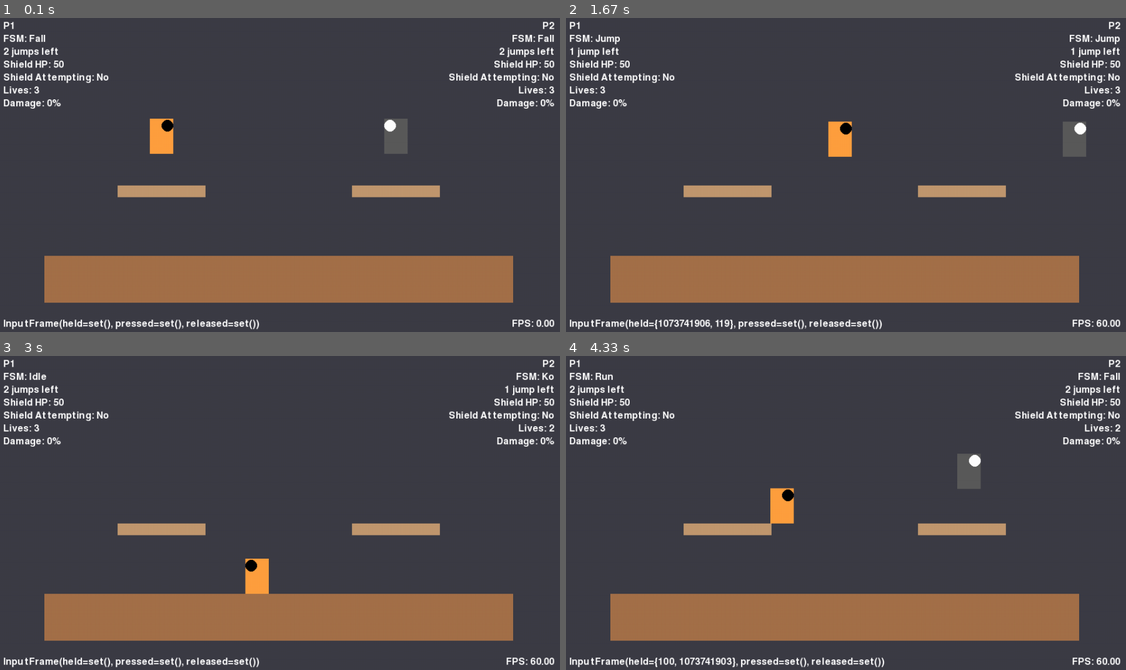
Above: before the commit, frames 1-4 (two rows, left to right).
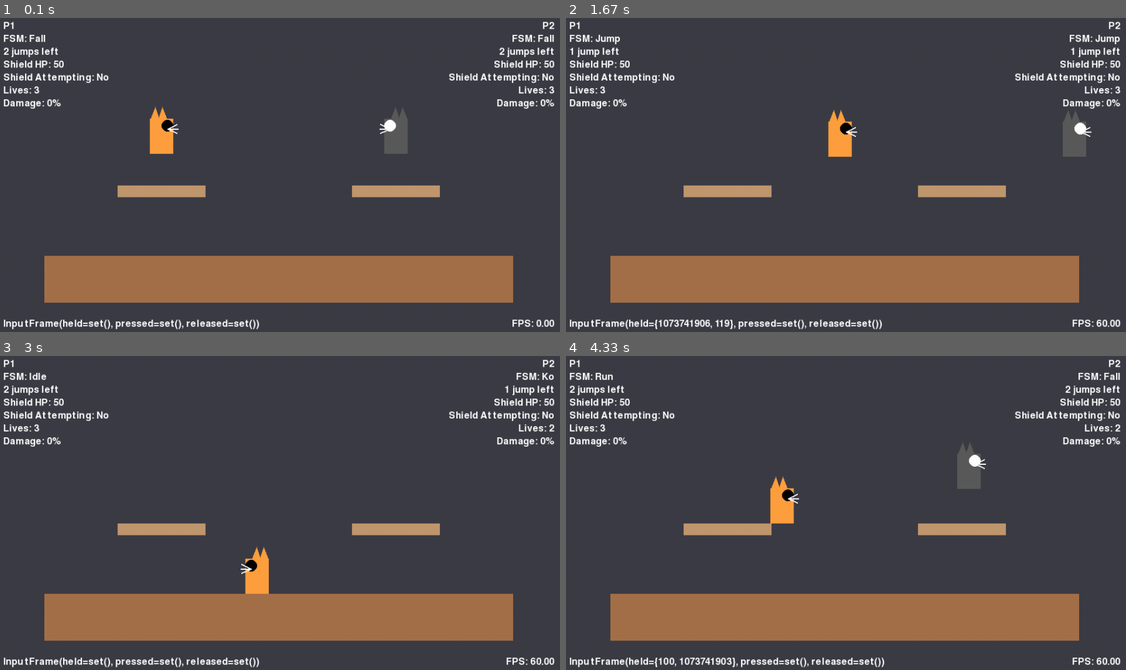
Above: after the commit, the same moments.

Repository: avidrucker/pycats
Game: pygame game, started from pycats/game.py
The game is run twice, just before and just after one commit, with the same random seed, the same clock (stepped at 60 frames per second) and the same inputs.
Inputs:
- Up to frame 1 (0.1 s): no input
- Up to frame 2 (1.67 s): tap V at 0.33 s; tap , at 0.67 s; hold Right 1-1.47 s; hold D 1-1.47 s; hold Up from 1.5 s (still down); hold W from 1.5 s (still down)
- Up to frame 3 (3 s): release Up at 1.8 s; release W at 1.8 s; hold Right 1.83-2.3 s; hold D 1.83-2.3 s; hold Left 2.33-2.87 s; hold A 2.33-2.87 s
- Up to frame 4 (4.33 s): hold Left 3.23-3.63 s; hold A 3.23-3.63 s; hold Up 3.67-4.03 s; hold W 3.67-4.03 s; hold Right from 4.07 s (still down); hold D from 4.07 s (still down)

The runs differ from the first frame. In frame 1, 0.2% of the frame differs, in the area x 26-73%, y 28-38%; in frame 2, 0.2%; in frame 3, less than 0.1%; in frame 4, 0.2%, in the area x 36-75%, y 27-48%.

Commit message:
feat cat ears and whiskers

Diff:
--- a/pycats/config.py
+++ b/pycats/config.py
@@ -113,6 +113,18 @@
 WHITE = (255, 255, 255)  # white
 RED = (255, 0, 0)  # red
 YELLOW = (255, 255, 0)  # yellow
+
+# ---------------- cat features -----------------
+EAR_WIDTH = 15
+EAR_HEIGHT = 20
+EAR_SPACING = -2
+EAR_PADDING = 5
+WHISKER_LENGTH = 18  # Increased from 12 for longer whiskers
+WHISKER_THICKNESS = 2
+WHISKER_SPACING = 4
+WHISKER_COUNT = 3
+WHISKER_ANGLE = 25  # Angle in degrees between whiskers
+
 #### TODO: implement player color (yellow, blue, red, green) which will affect the shield color
 #### TODO: implement parameterized shield color
 SHIELD_COLOR = (80, 180, 255)
--- a/pycats/game.py
+++ b/pycats/game.py
@@ -24,6 +24,11 @@
 import sys
 import pygame  # type: ignore
 from .config import *  #### TODO: replace all global imports with specific imports from config.py (READY)
+# Also explicitly import the new cat feature constants
+from .config import (
+    EAR_WIDTH, EAR_HEIGHT, EAR_SPACING, EAR_PADDING, WHISKER_LENGTH,
+    WHISKER_THICKNESS, WHISKER_SPACING, WHISKER_COUNT, WHISKER_ANGLE
+)
 from .entities import Platform, Player
 from .systems import combat
 from .core import input as inp
@@ -115,6 +120,67 @@
     x = p.rect.right - EYE_OFFSET_X if p.facing_right else p.rect.left + EYE_OFFSET_X
     y = p.rect.top + EYE_OFFSET_Y
     pygame.draw.circle(screen, p.eye_color, (x, y), EYE_RADIUS)
+
+
+def draw_cat_features(p: Player):
+    """Draws cat ears and whiskers on the player. These are purely cosmetic and don't affect collision."""
+    # Draw cat ears (triangles)
+    head_center_x = p.rect.centerx
+    head_top_y = p.rect.top
+
+    # Left ear coordinates
+    left_ear_points = [
+        (head_center_x - EAR_SPACING // 2, head_top_y),  # Bottom right point
+        (head_center_x - EAR_SPACING // 2 - EAR_WIDTH, head_top_y),  # Bottom left point
+        (head_center_x - EAR_SPACING // 2 - EAR_WIDTH // 2, head_top_y - EAR_HEIGHT),  # Top point
+    ]
+
+    # Right ear coordinates
+    right_ear_points = [
+        (head_center_x + EAR_SPACING // 2, head_top_y),  # Bottom left point
+        (head_center_x + EAR_SPACING // 2 + EAR_WIDTH, head_top_y),  # Bottom right point
+        (head_center_x + EAR_SPACING // 2 + EAR_WIDTH // 2, head_top_y - EAR_HEIGHT),  # Top point
+    ]
+
+    # for both ears, if the player if facing right, move the ears to the left by PADDING, else, move the ears to the right by PADDING
+    if p.facing_right:
+        left_ear_points = [(x - EAR_PADDING, y) for x, y in left_ear_points]
+        right_ear_points = [(x - EAR_PADDING, y) for x, y in right_ear_points]
+    else:
+        left_ear_points = [(x + EAR_PADDING, y) for x, y in left_ear_points]
+        right_ear_points = [(x + EAR_PADDING, y) for x, y in right_ear_points]
+
+    # Draw ears
+    pygame.draw.polygon(screen, p.char_color, left_ear_points)
+    pygame.draw.polygon(screen, p.char_color, right_ear_points)
+
+    # Draw whiskers (lines)
+    whisker_start_x = p.rect.right - EYE_OFFSET_X if p.facing_right else p.rect.left + EYE_OFFSET_X
+    whisker_start_y = p.rect.top + EYE_OFFSET_Y + EYE_RADIUS // 2
+
+    # Direction of whiskers depends on facing direction
+    direction = 1 if p.facing_right else -1
+
+    # Draw multiple whisker lines in a fan pattern
+    import math
+
+    # Draw middle whisker first (horizontal)
+    middle_index = WHISKER_COUNT // 2
+
+    for i in range(WHISKER_COUNT):
+        # Calculate angle for each whisker (-WHISKER_ANGLE for top, 0 for middle, WHISKER_ANGLE for bottom)
+        angle_degrees = (i - middle_index) * WHISKER_ANGLE
+        angle_radians = math.radians(angle_degrees)
+
+        # Calculate end point using trigonometry
+        x_offset = direction * WHISKER_LENGTH * math.cos(angle_radians)
+        y_offset = WHISKER_LENGTH * math.sin(angle_radians)
+
+        start_pos = (whisker_start_x, whisker_start_y)
+        end_pos = (whisker_start_x + x_offset, whisker_start_y + y_offset)
+
+        # Use WHITE color for all whiskers instead of eye_color
+        pygame.draw.line(screen, WHITE, start_pos, end_pos, WHISKER_THICKNESS)
 
 
 #### TODO: split off damage % and stock lives rendering so that they are rendering last and at the bottom left and right corners of the screen
@@ -171,6 +237,7 @@
             continue
         screen.blit(p.image, p.rect)
         draw_eye(p)
+        draw_cat_features(p)  # Draw cat features (ears and whiskers)
         if p.fsm.state == "shield":
             #### TODO: convert shield radius magic nums to config constants (READY)
             ratio = p.shield_hp / SHIELD_MAX_HP
